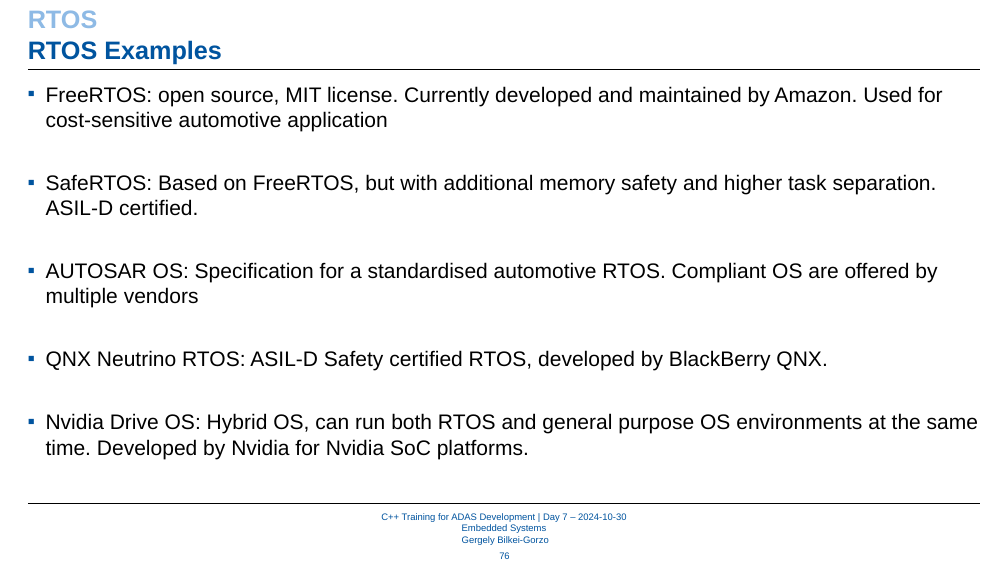
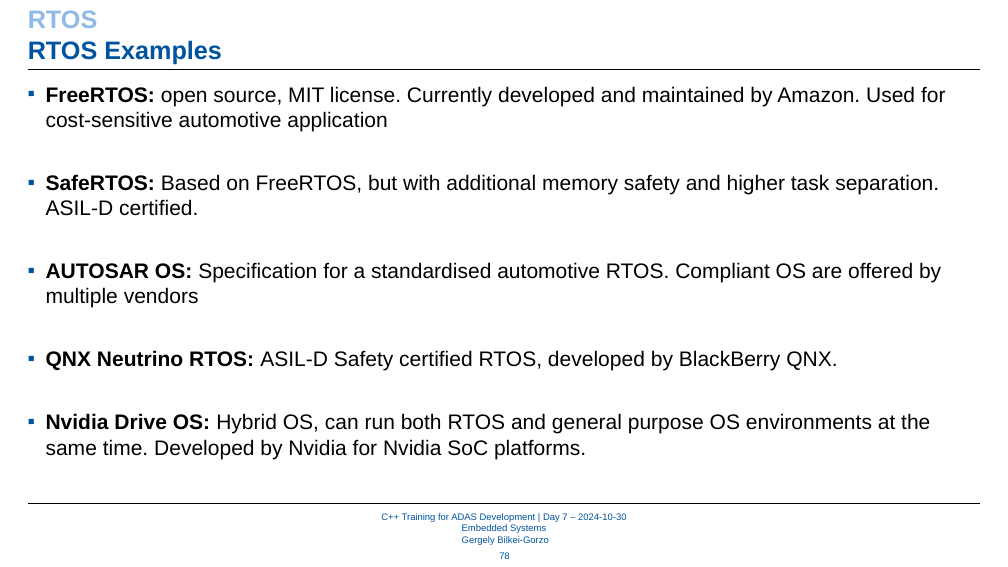
Before and after one commit to WhR4Ven/Diss_Dokument, a slide deck: slide 78 of Vortrag/07_Embedded_Systems.pptx (slide 76 before the commit). Drawn at 1008x567 pixels with LibreOffice and Linux fonts; fonts in the diff are those of the drawing; background and template pictures are left out. Boxes give left, top, right and bottom in pixels: in the first picture for what was removed or moved away, otherwise in the second. Text is boxed around its words. In the diff, an @@ line names an element or a change of style, - is before the commit and + after.

```diff
--- a/Vortrag/07_Embedded_Systems.pptx
+++ b/Vortrag/07_Embedded_Systems.pptx
@@ text "FreeRTOS: open source, MIT license. ..." at (46, 86, 946, 459): bold on in "FreeRTOS:", "SafeRTOS:", "AUTOSAR OS:", "QNX Neutrino RTOS:" and 1 more places @@
@@ page number at (499, 552, 510, 559): text changed @@
-76
+78
```
Also in this commit, not shown: 10 other slides changed, 2 slides added, 4 slides removed.
